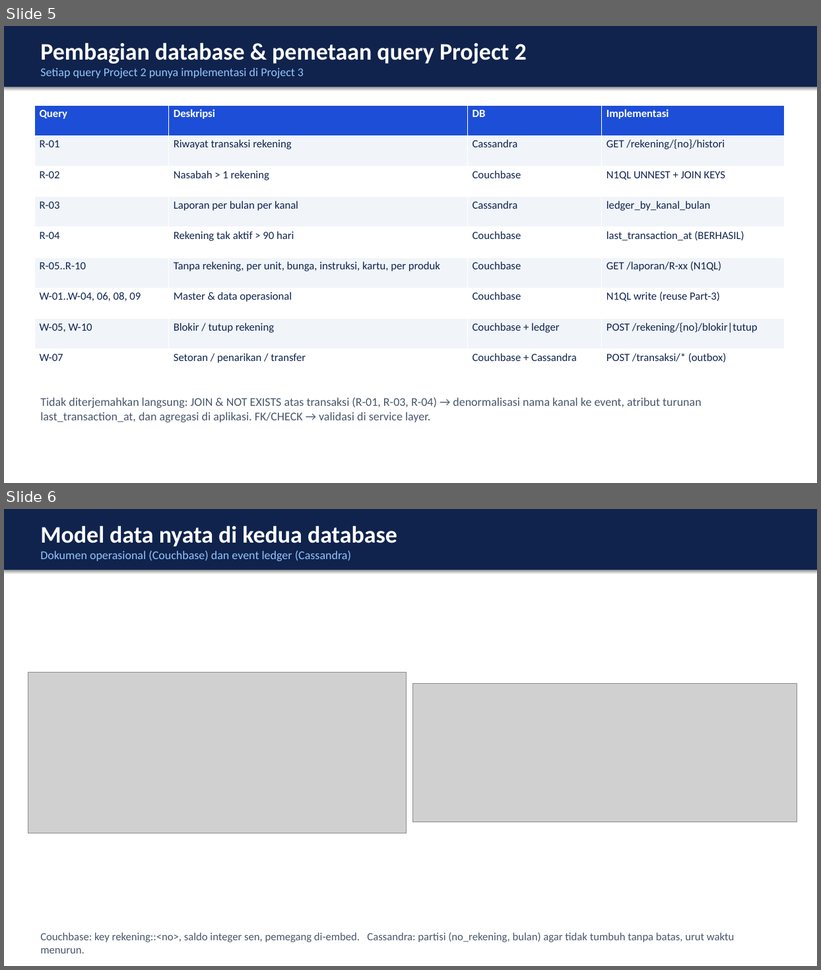
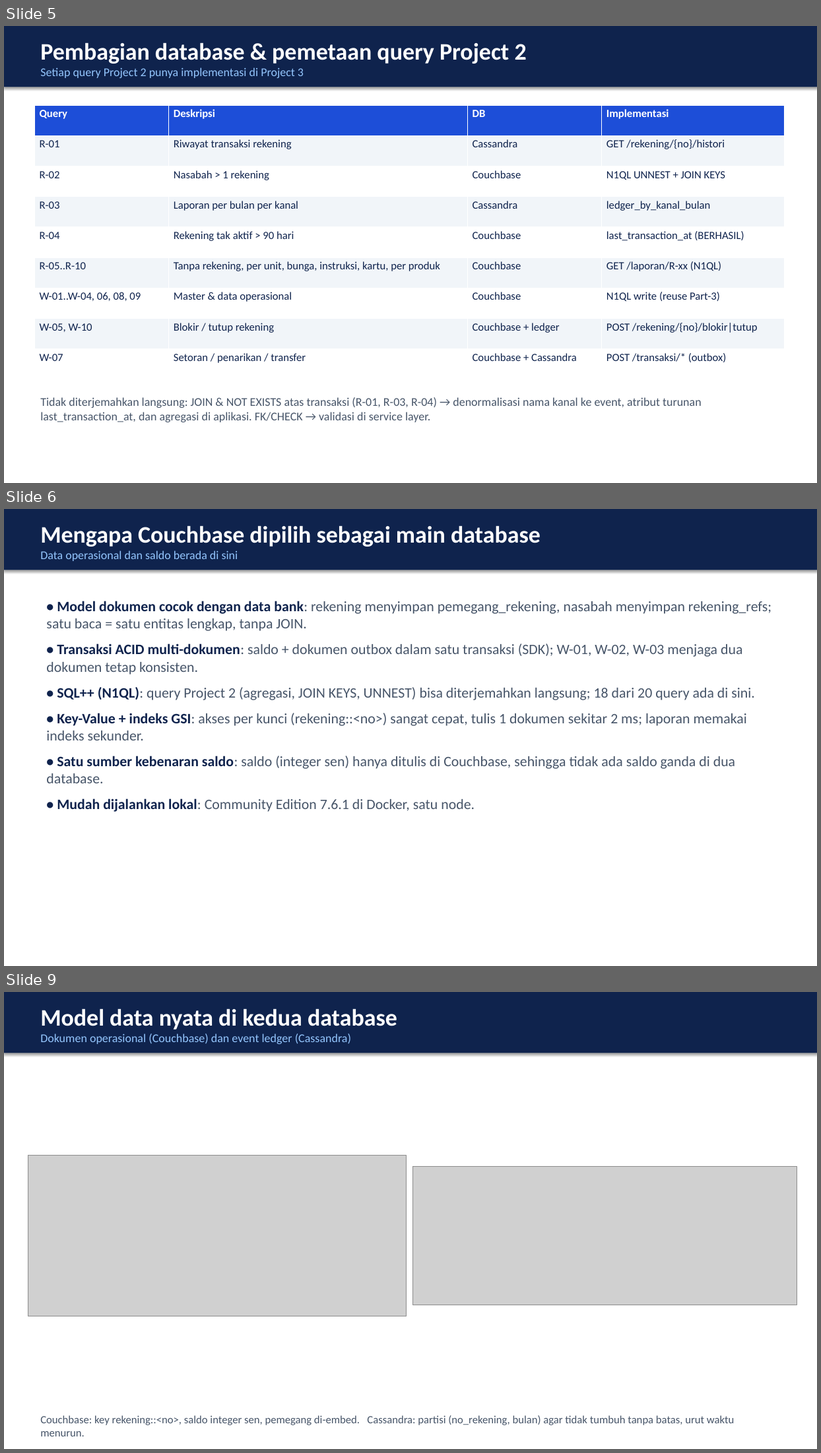
Before and after one commit to wrdtlkhoir/Project-3-BRI-Tabungan-NoSQL, a slide deck: docs/Project3_Presentasi_BRI_Tabungan_NoSQL.pptx. Shown one above the other, each under a label of ours: slides 5 and 6 before the commit, slides 5, 6 and 9 after it; the slides between them are not shown. The pictures are 821x970 and 821x1453 pixels, drawn with LibreOffice and Linux fonts; fonts in the diff are those of the drawing; grey boxes stand for pictures. Boxes give left, top, right and bottom in pixels: in the first picture for what was removed or moved away, otherwise in the second. Text is boxed around its words. In the diff, an @@ line names an element or a change of style, - is before the commit and + after.

```diff
--- a/docs/Project3_Presentasi_BRI_Tabungan_NoSQL.pptx
+++ b/docs/Project3_Presentasi_BRI_Tabungan_NoSQL.pptx
@@ slide 6 added at box(4, 509, 817, 966), background #FFFFFF @@
@@ rectangle added at box(4, 509, 817, 570), fill #0F234D @@
@@ text added at box(40, 525, 541, 547), 28 pt, text #FFFFFF, bold @@
+Mengapa Couchbase dipilih sebagai main database
@@ text added at box(40, 551, 238, 561), 14 pt, text #93C5FD @@
+Data operasional dan saldo berada di sini
@@ text added at box(46, 601, 772, 812), 17 pt, text #475569 @@
+• Model dokumen cocok dengan data bank: rekening menyimpan pemegang_rekening, nasabah menyimpan rekening_refs; satu baca = satu entitas lengkap, tanpa JOIN.
+• Transaksi ACID multi-dokumen: saldo + dokumen outbox dalam satu transaksi (SDK); W-01, W-02, W-03 menjaga dua dokumen tetap konsisten.
+• SQL++ (N1QL): query Project 2 (agregasi, JOIN KEYS, UNNEST) bisa diterjemahkan langsung; 18 dari 20 query ada di sini.
+• Key-Value + indeks GSI: akses per kunci (rekening::<no>) sangat cepat, tulis 1 dokumen sekitar 2 ms; laporan memakai indeks sekunder.
+• Satu sumber kebenaran saldo: saldo (integer sen) hanya ditulis di Couchbase, sehingga tidak ada saldo ganda di dua database.
+• Mudah dijalankan lokal: Community Edition 7.6.1 di Docker, satu node.
@@ what was slide 6 is now slide 9 @@
```
Also in this commit, not shown: 2 other slides added, 2 other files.
